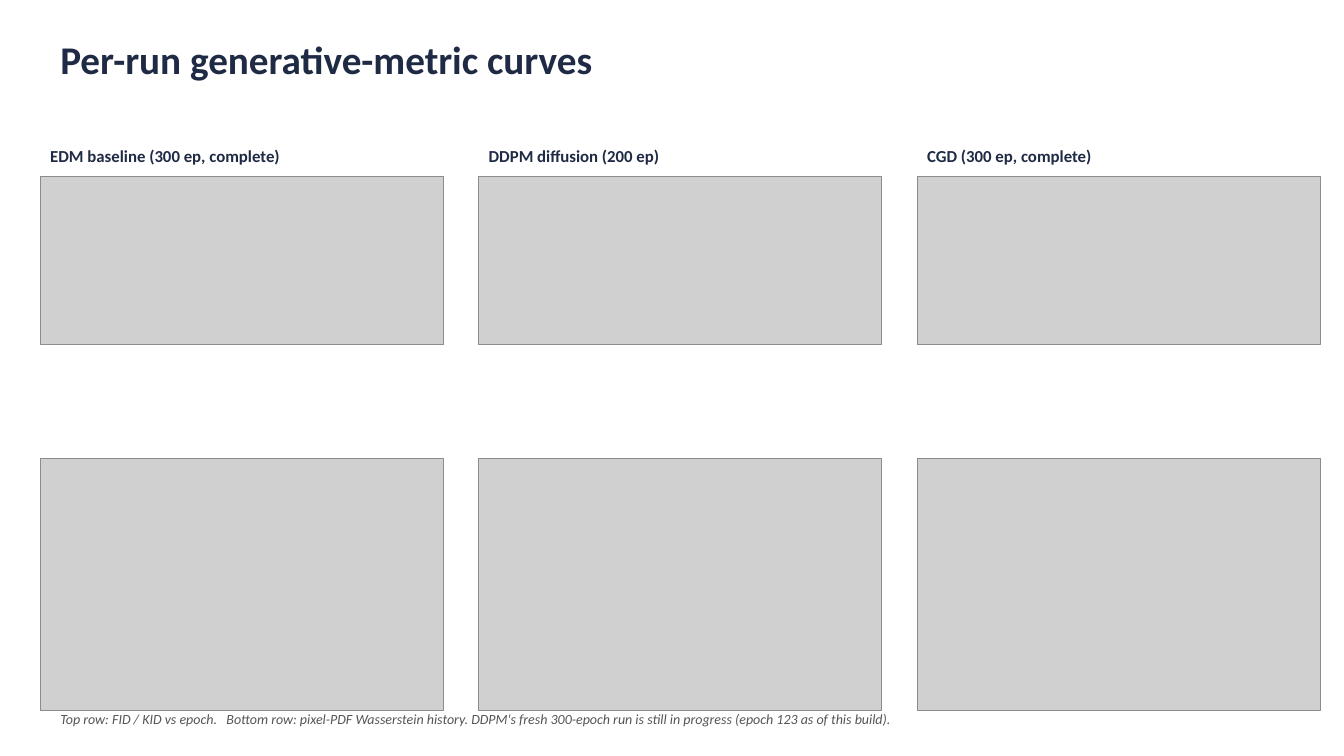
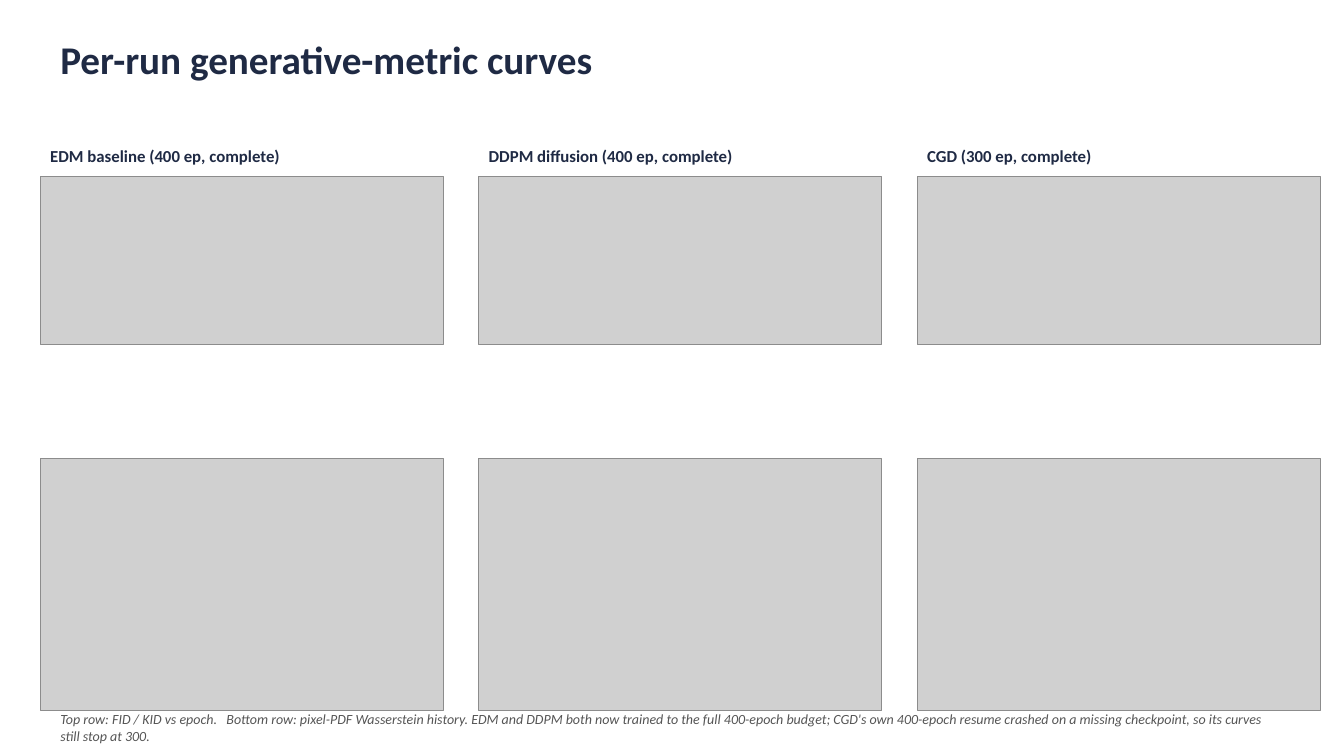
Before and after one commit to bevanslabbert/pid-radast, a slide deck: slide 5 of classifier-guided-physics-informed-diffusion/EDM_baseline_comparison.pptx. Drawn at 1344x756 pixels with LibreOffice and Linux fonts; fonts in the diff are those of the drawing; grey boxes stand for pictures. Boxes give left, top, right and bottom in pixels: in the first picture for what was removed or moved away, otherwise in the second. Text is boxed around its words. In the diff, an @@ line names an element or a change of style, - is before the commit and + after.

```diff
--- a/classifier-guided-physics-informed-diffusion/EDM_baseline_comparison.pptx
+++ b/classifier-guided-physics-informed-diffusion/EDM_baseline_comparison.pptx
@@ text at (x1=50, y1=149, x2=279, y2=165): text changed @@
-EDM baseline (300 ep, complete)
+EDM baseline (400 ep, complete)
@@ text at (x1=489, y1=150, x2=732, y2=165): text changed @@
-DDPM diffusion (200 ep)
+DDPM diffusion (400 ep, complete)
@@ text at (x1=60, y1=714, x2=1261, y2=744): text changed @@
-Top row: FID / KID vs epoch. Bottom row: pixel-PDF Wasserstein history. DDPM's fresh 300-epoch run is still in progress (epoch 123 as of this build).
+Top row: FID / KID vs epoch. Bottom row: pixel-PDF Wasserstein history. EDM and DDPM both now trained to the full 400-epoch budget; CGD's own 400-epoch resume crashed on a missing checkpoint, so its curves still stop at 300.
```
Also in this commit, not shown: 2 other slides changed, 7 other files.
